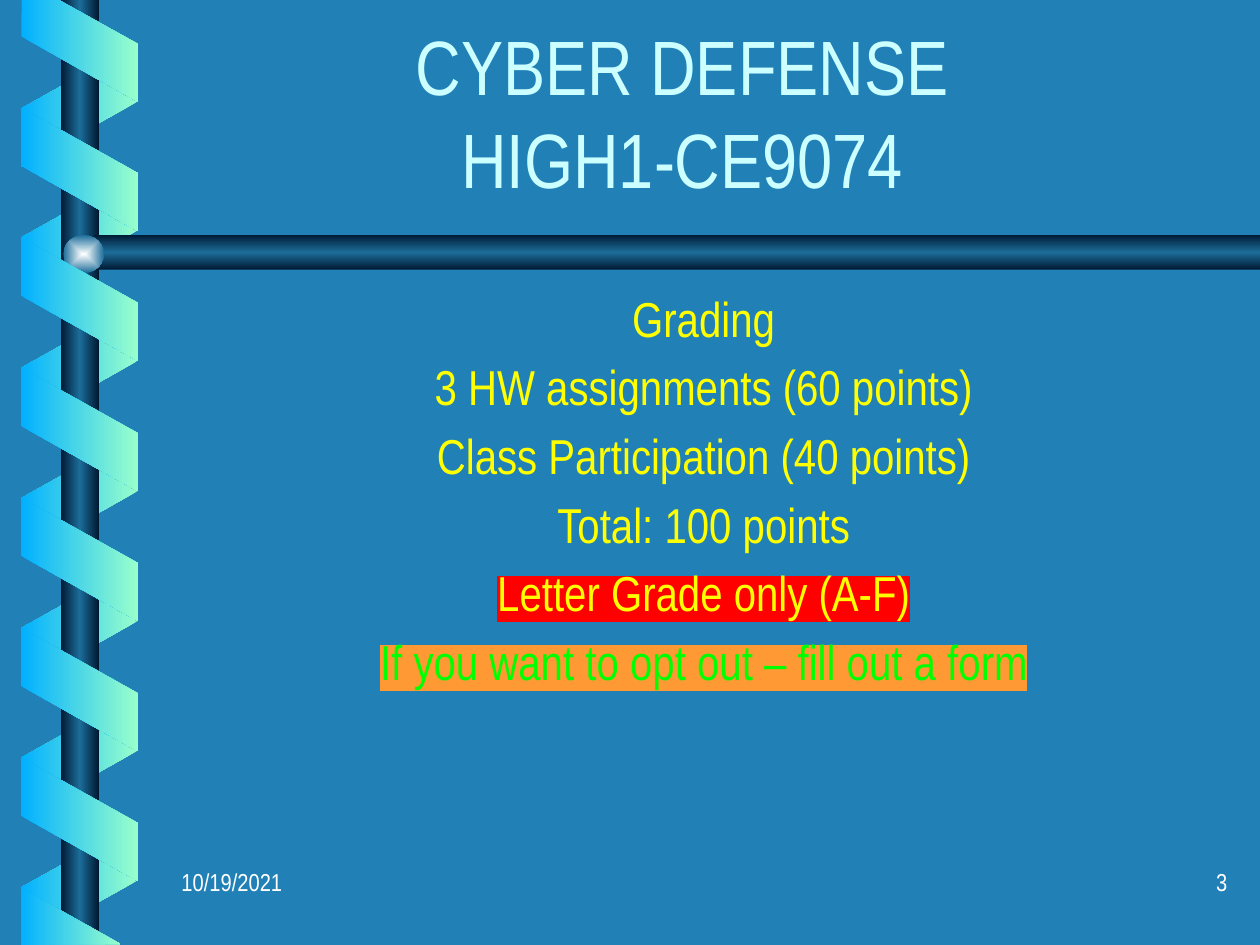
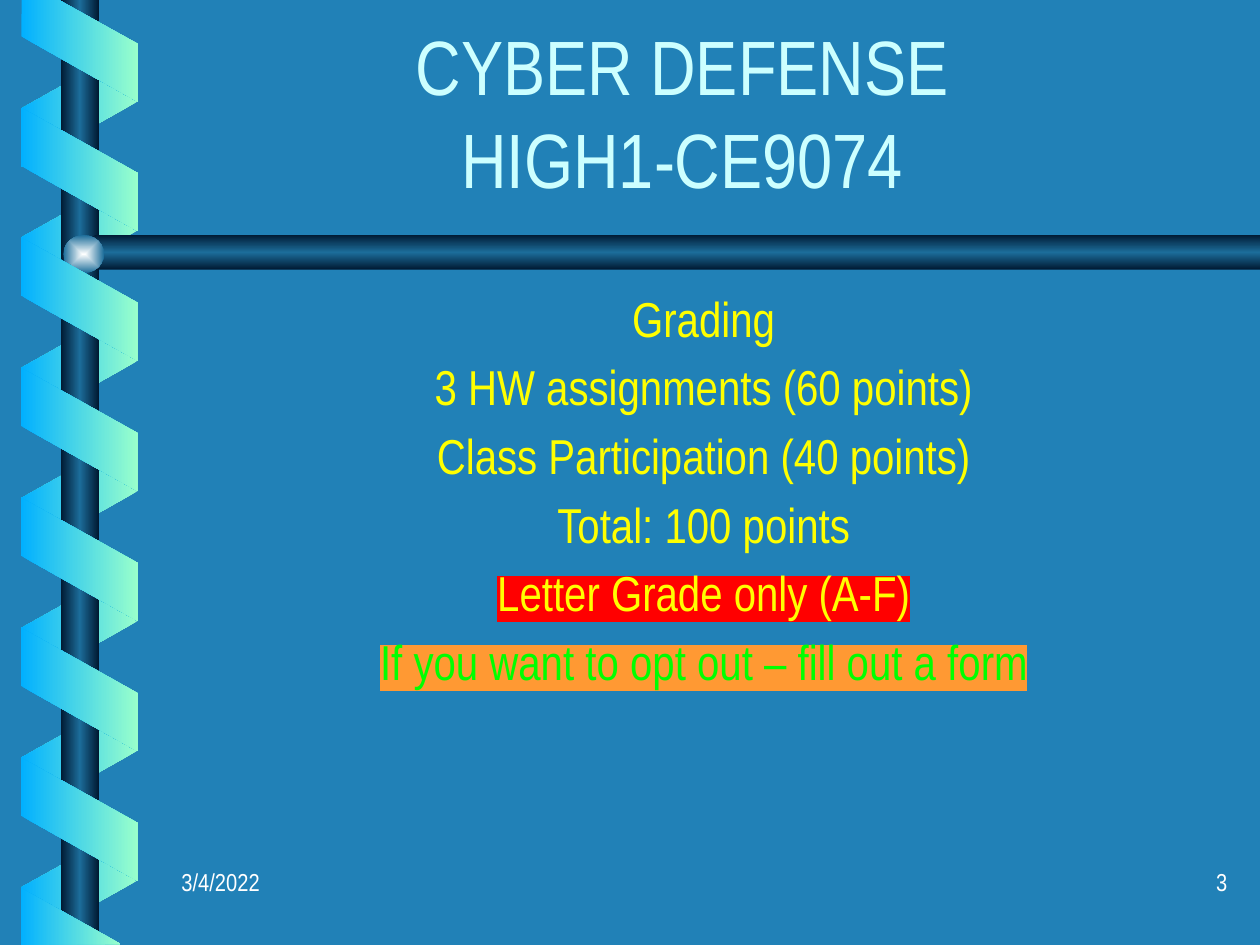
Before and after one commit to mar2nyuedu/cybersecurity, a slide deck: slide 3 of cyber_security.pptx. Drawn at 1260x945 pixels with LibreOffice and Linux fonts; fonts in the diff are those of the drawing; background and template pictures are left out. Boxes give left, top, right and bottom in pixels: in the first picture for what was removed or moved away, otherwise in the second. Text is boxed around its words. In the diff, an @@ line names an element or a change of style, - is before the commit and + after.

```diff
--- a/cyber_security.pptx
+++ b/cyber_security.pptx
@@ text at <box>181,873,259,892</box>: text changed @@
-10/19/2021
+3/4/2022
```
Also in this commit, not shown: 7 other slides changed, 1 other file.
